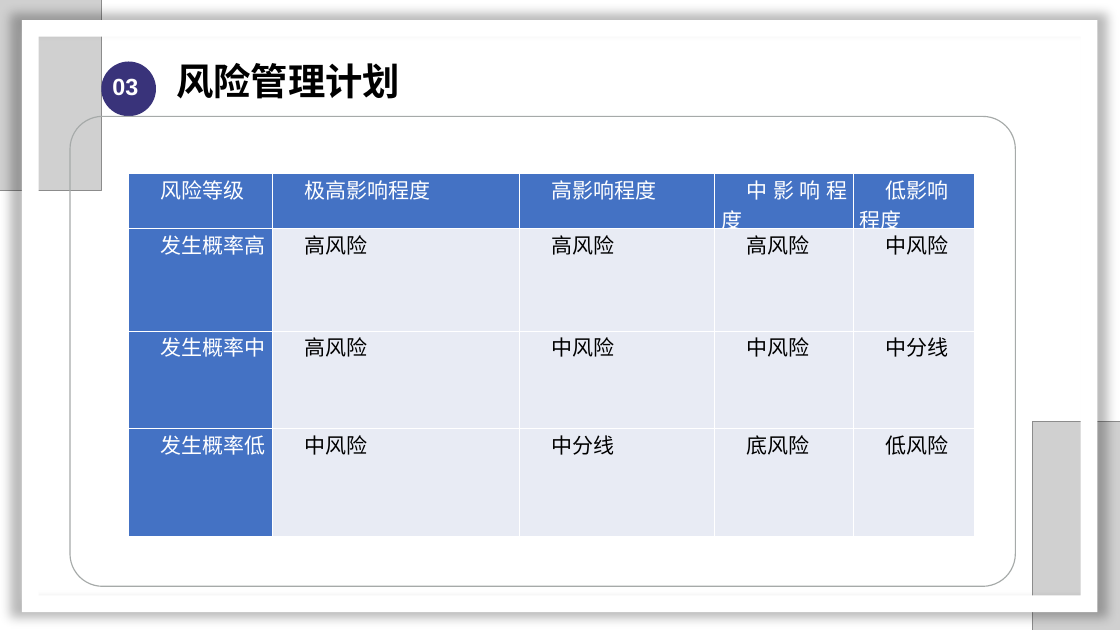
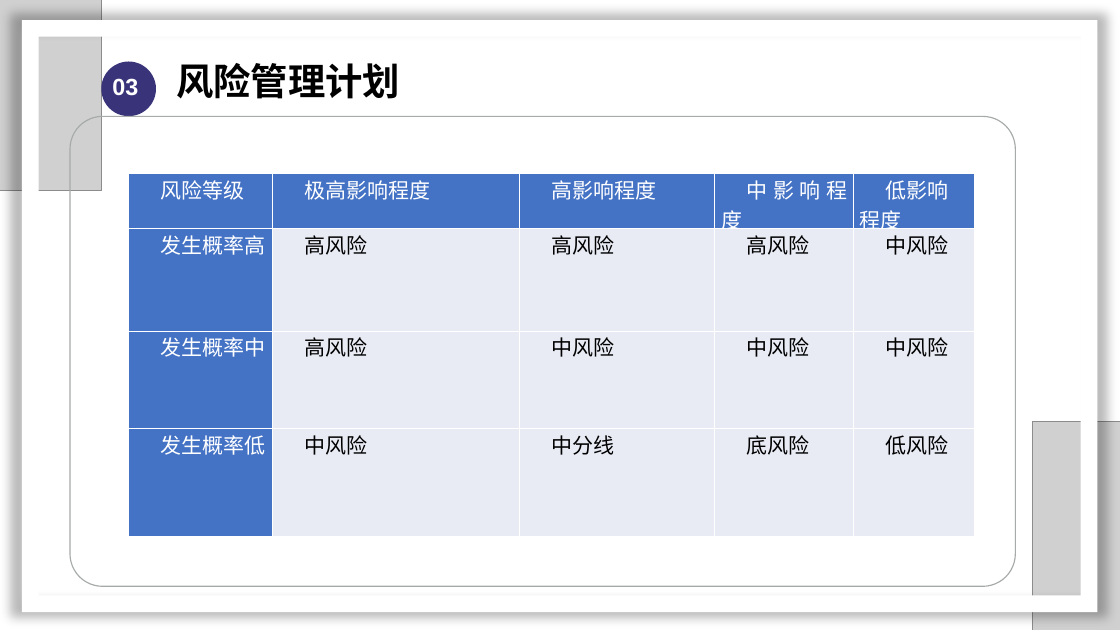
Before and after one commit to SarielX98/PRD2018G14, a slide deck: slide 43 of 受控文档/PPT/PRD2018-G14-软件需求工程审核PPT.pptx. Drawn at 1120x630 pixels with LibreOffice and Linux fonts; fonts in the diff are those of the drawing; grey boxes stand for pictures; background and template pictures are left out. Boxes give left, top, right and bottom in pixels: in the first picture for what was removed or moved away, otherwise in the second. Text is boxed around its words. In the diff, an @@ line names an element or a change of style, - is before the commit and + after.

```diff
--- a/受控文档/PPT/PRD2018-G14-软件需求工程审核PPT.pptx
+++ b/受控文档/PPT/PRD2018-G14-软件需求工程审核PPT.pptx
@@ table at (x1=129, y1=174, x2=975, y2=536) @@
-row 3, column 5: 中分线
+row 3, column 5: 中风险
```
Also in this commit, not shown: 4 other slides changed, 1 slide added, 1 other file.
